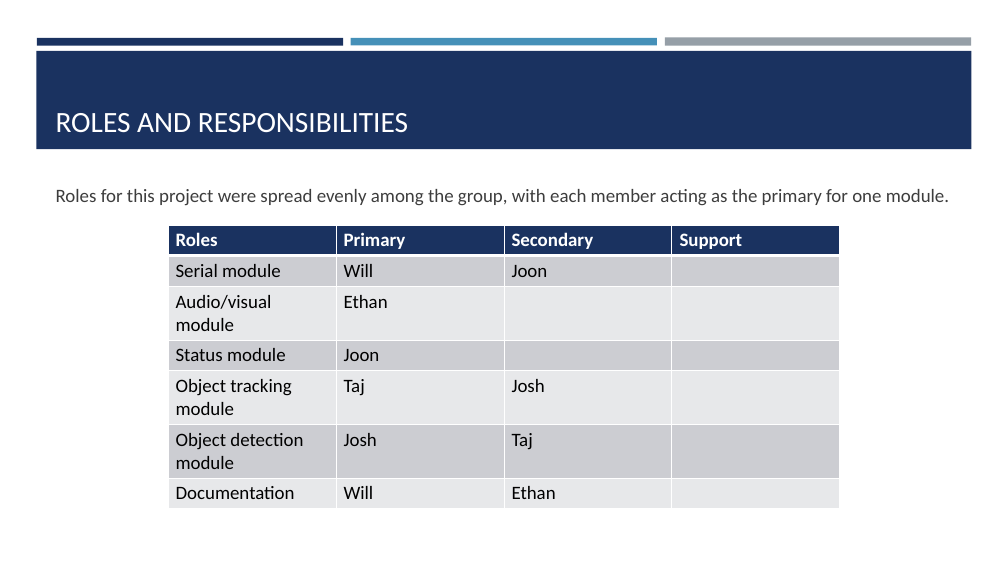
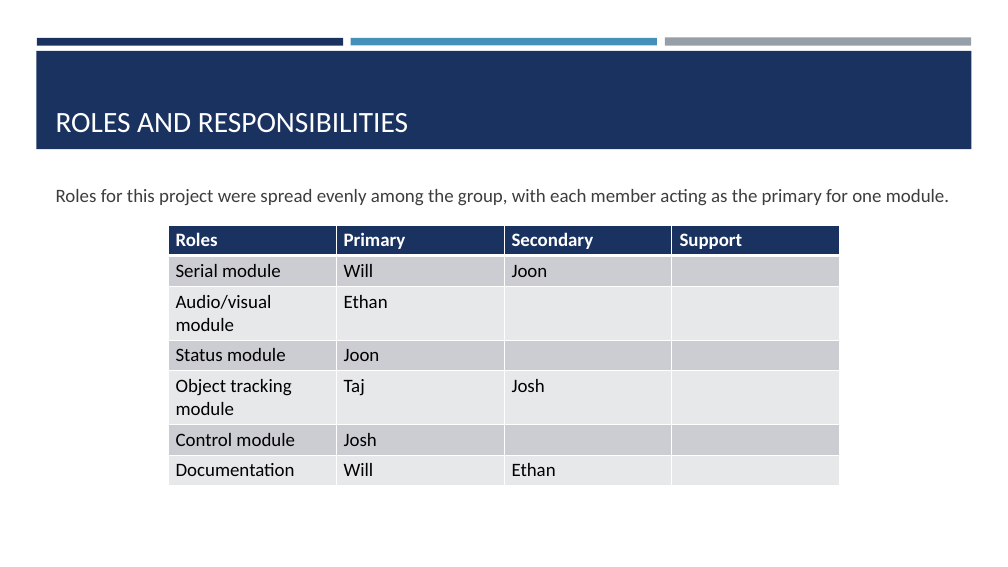
Before and after one commit to WillVallis/MTRX2700-Major-Project-, a slide deck: slide 10 of Design and Pseudocode Materials/Major Project Presentation.pptx (slide 9 before the commit). Drawn at 1008x567 pixels with LibreOffice and Linux fonts; fonts in the diff are those of the drawing. Boxes give left, top, right and bottom in pixels: in the first picture for what was removed or moved away, otherwise in the second. Text is boxed around its words. In the diff, an @@ line names an element or a change of style, - is before the commit and + after.

```diff
--- a/Design and Pseudocode Materials/Major Project Presentation.pptx
+++ b/Design and Pseudocode Materials/Major Project Presentation.pptx
@@ table at box(168, 225, 839, 485) @@
-row 6, column 1: Object detection module
+row 6, column 1: Control module
-row 6, column 3: Taj
+row 6, column 3: 
```
Also in this commit, not shown: 7 other slides changed, 2 slides added, 20 other files.
